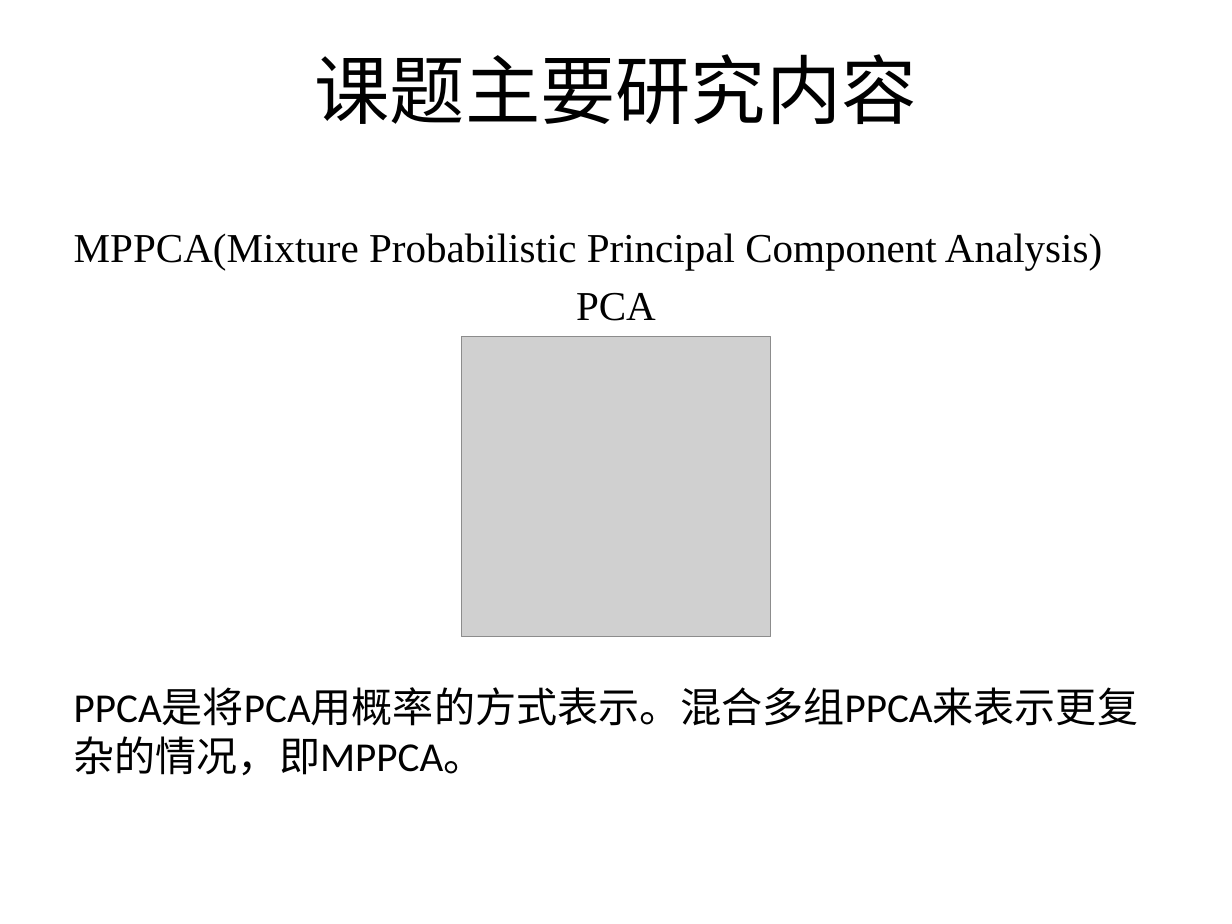
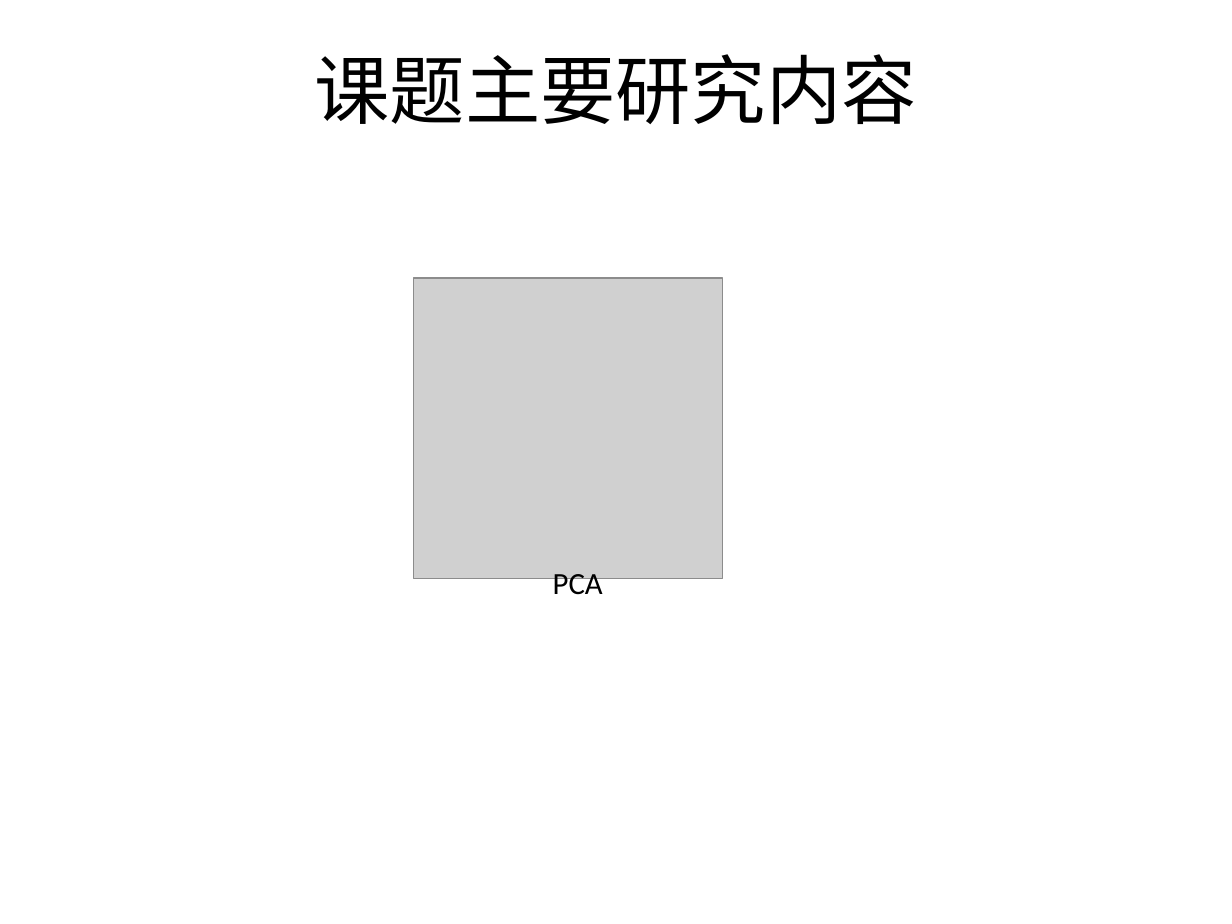
Before and after one commit to lftongheat/GraduateThesis, a slide deck: slide 5 of doc/论文中期报告-刘凤桐.pptx. Drawn at 1232x924 pixels with LibreOffice and Linux fonts; fonts in the diff are those of the drawing; grey boxes stand for pictures; background and template pictures are left out. Boxes give left, top, right and bottom in pixels: in the first picture for what was removed or moved away, otherwise in the second. Text is boxed around its words. In the diff, an @@ line names an element or a change of style, - is before the commit and + after.

```diff
--- a/doc/论文中期报告-刘凤桐.pptx
+++ b/doc/论文中期报告-刘凤桐.pptx
@@ text removed at (74,233,1138,776) @@
-MPPCA(Mixture Probabilistic Principal Component Analysis)
-PCA
-PPCA是将PCA用概率的方式表示。混合多组PPCA来表示更复杂的情况，即MPPCA。
@@ picture: place and size @@
-picture at (461,336,770,637)
+picture at (414,278,723,579)
@@ text added at (553,574,603,602), 18 pt, text #000000 @@
+PCA
```
Also in this commit, not shown: 3 other slides changed, 1 slide removed, 2 other files.
